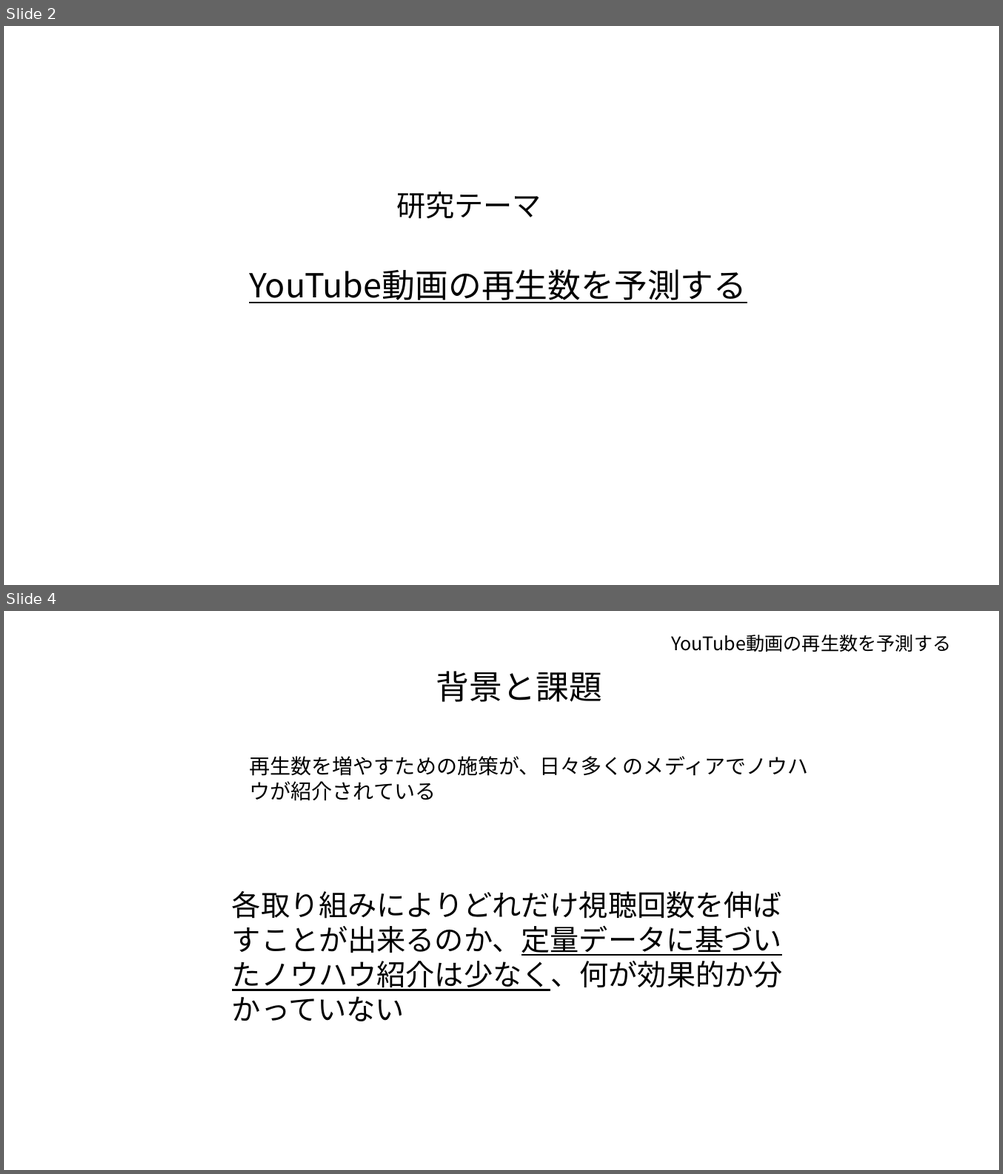
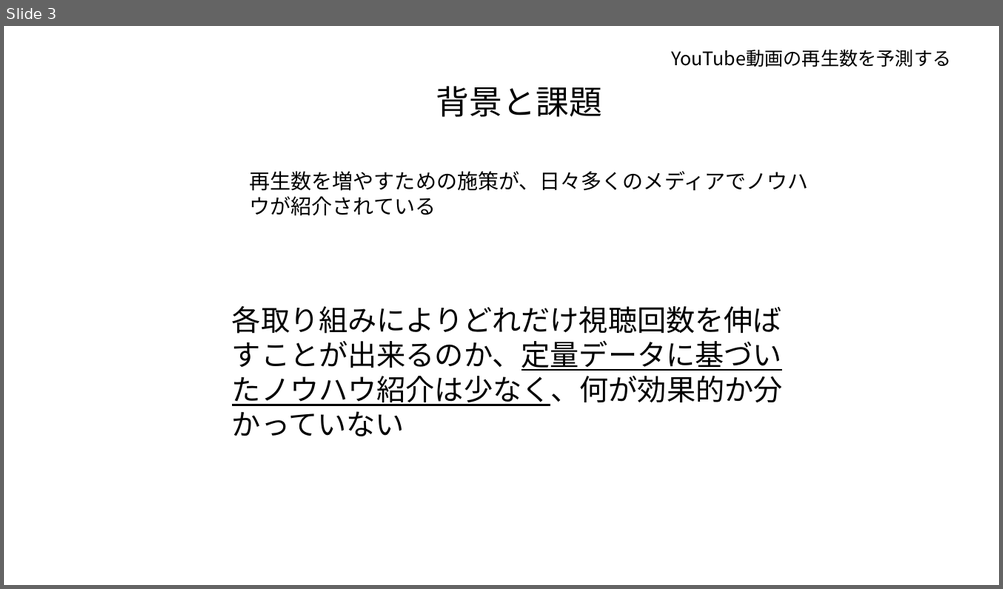
Before and after one commit to tsuru-kazu/research, a slide deck: docs/PD3_interim_report.pptx. Shown one above the other, each under a label of ours: slides 2 and 4 before the commit, slide 3 after it; the slides between them are not shown. The pictures are 1003x1174 and 1003x589 pixels, drawn with LibreOffice and Linux fonts; fonts in the diff are those of the drawing. Boxes give left, top, right and bottom in pixels: in the first picture for what was removed or moved away, otherwise in the second. Text is boxed around its words. In the diff, an @@ line names an element or a change of style, - is before the commit and + after.

```diff
--- a/docs/PD3_interim_report.pptx
+++ b/docs/PD3_interim_report.pptx
@@ slide 2 removed at box(4, 26, 999, 585), background #FFFFFF @@
@@ text removed at box(396, 192, 541, 218) @@
-研究テーマ
@@ text removed at box(249, 269, 746, 304) @@
-YouTube動画の再生数を予測する
@@ what was slide 4 is now slide 3 @@
```
Also in this commit, not shown: 6 slides changed, 2 other files.
